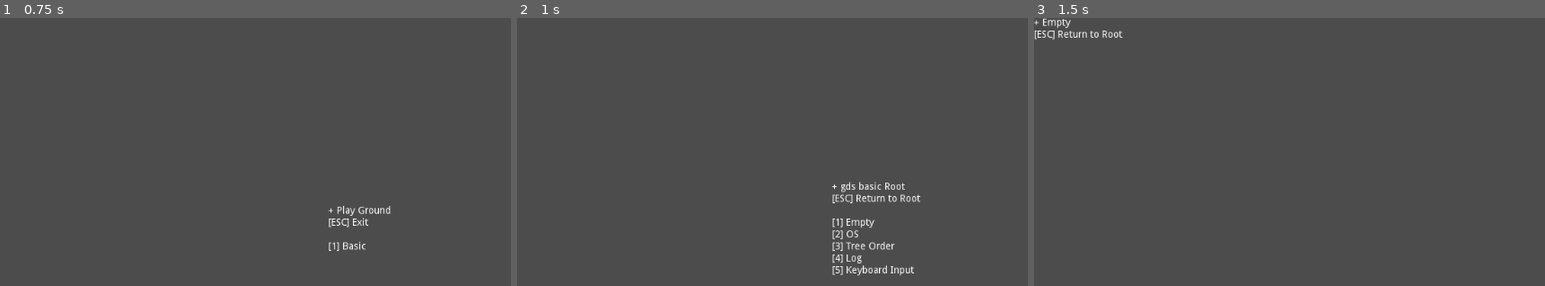
Above: before the commit, frames 1-3 (left to right).
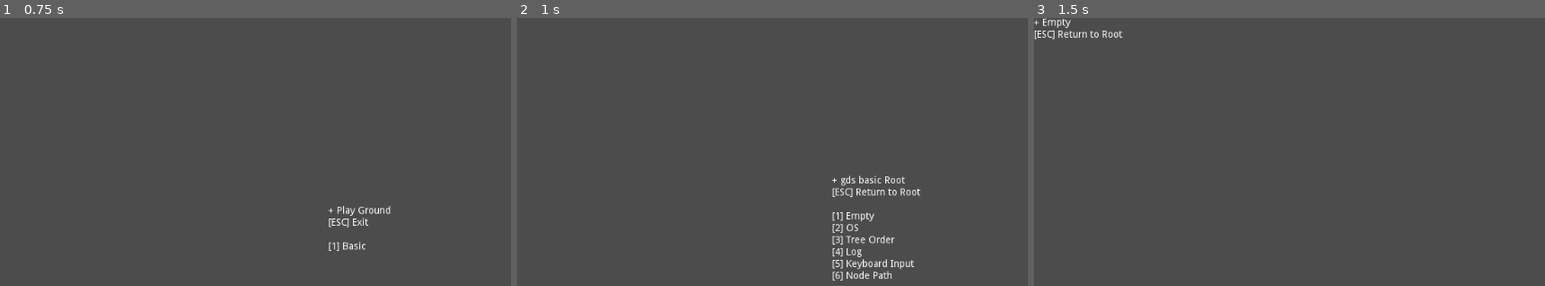
Above: after the commit, the same moments.

Repository: R2Road/godot_playground
Game: Godot game, scene res://PlayGround.tscn
Same seed, same stepped clock (60 frames per second), same inputs: the game is played once before the commit and once after it.
Inputs:
- Up to frame 1 (0.75 s): tap Enter at 0.5 s; tap 6 at 0.6 s
- Up to frame 2 (1 s): tap 1 at 0.8 s
- Up to frame 3 (1.5 s): tap Space at 1.25 s; tap 1 at 1.35 s

Frame 1 is identical in both runs. In frame 2, 2.1% of the frame differs, in the area x 61-79%, y 58-98%; in frame 3, nothing differs.

Commit message:
add scene : gds_basic - GetNodeScene

Diff:
--- /dev/null
+++ b/2d_ground/gds_basic/gds_basic_GetNodeScene.gd
@@ -0,0 +1,37 @@
+extends Node2D
+
+
+func _ready():
+	set_process_input( true ) # is not need : default on
+
+	var title_string = \
+			"+ Get Node" \
+			+ "\n" \
+			+ "[ESC] Return to Root" \
+			+ ""
+
+	var summury_node = get_node( "Summury" )
+	summury_node.text = title_string
+
+	DoPractice()
+
+
+func _input(event):
+	if !(event is InputEventKey ):
+		return
+
+	if !event.is_pressed():
+		return
+
+	match event.scancode:
+		KEY_ESCAPE:
+			get_tree().change_scene("res://gds_basic/gds_basic_RootScene.tscn")
+
+
+func DoPractice():
+	get_node( "1" ).set_position( Vector2( 150, 150 ) )
+	get_node( "1/1_1" ).set_position( Vector2( 50, 50 ) )
+
+	get_node( "2" ).set_position( Vector2( 350, 150 ) )
+	get_node( "2/2_1" ).set_position( Vector2( 50, 50 ) )
+	get_node( "2/2_1/2_1_1" ).set_position( Vector2( 50, 50 ) )
--- /dev/null
+++ b/2d_ground/gds_basic/gds_basic_GetNodeScene.tscn
@@ -0,0 +1,64 @@
+[gd_scene load_steps=3 format=2]
+
+[ext_resource path="res://gds_basic/gds_basic_GetNodeScene_2_1_1.gd" type="Script" id=1]
+[ext_resource path="res://gds_basic/gds_basic_GetNodeScene.gd" type="Script" id=2]
+
+[node name="gds_basic_GetNodeScene" type="Node2D"]
+script = ExtResource( 2 )
+
+[node name="Summury" type="Label" parent="."]
+margin_right = 40.0
+margin_bottom = 14.0
+__meta__ = {
+"_edit_use_anchors_": false
+}
+
+[node name="1" type="Label" parent="."]
+margin_right = 40.0
+margin_bottom = 14.0
+text = "1"
+__meta__ = {
+"_edit_use_anchors_": false
+}
+
+[node name="1_1" type="Label" parent="1"]
+margin_right = 40.0
+margin_bottom = 14.0
+text = "1_1"
+
+[node name="2" type="Label" parent="."]
+margin_right = 40.0
+margin_bottom = 14.0
+text = "2"
+__meta__ = {
+"_edit_use_anchors_": false
+}
+
+[node name="2_1" type="Label" parent="2"]
+margin_right = 40.0
+margin_bottom = 14.0
+text = "2_1"
+
+[node name="2_1_1" type="Label" parent="2/2_1"]
+margin_right = 40.0
+margin_bottom = 14.0
+text = "2_1_1"
+script = ExtResource( 1 )
+
+[node name="3" type="Label" parent="."]
+margin_right = 40.0
+margin_bottom = 14.0
+text = "3"
+__meta__ = {
+"_edit_use_anchors_": false
+}
+
+[node name="3_1" type="Label" parent="3"]
+margin_right = 40.0
+margin_bottom = 14.0
+text = "3_1"
+
+[node name="3_1_1" type="Label" parent="3/3_1"]
+margin_right = 40.0
+margin_bottom = 14.0
+text = "3_1_1"
--- /dev/null
+++ b/2d_ground/gds_basic/gds_basic_GetNodeScene_2_1_1.gd
@@ -0,0 +1,14 @@
+extends Label
+
+
+func _ready():
+	DoPractice()
+
+
+func DoPractice():
+	get_node( "../../../3" ).set_position( Vector2( 550, 150 ) )
+
+	var label_3_1_1 = get_node( "../../../3/3_1/3_1_1" )
+	label_3_1_1.set_position( Vector2( 50, 50 ) )
+
+	label_3_1_1.get_node( "../../3_1").set_position( Vector2( 50, 50 ) )
--- a/2d_ground/gds_basic/gds_basic_RootScene.gd
+++ b/2d_ground/gds_basic/gds_basic_RootScene.gd
@@ -15,6 +15,8 @@
 	+ "[4] Log" \
 	+ "\n" \
 	+ "[5] Keyboard Input" \
+	+ "\n" \
+	+ "[6] Node Path" \
 	+ ""
 
 
@@ -50,3 +52,5 @@
 			get_tree().change_scene("res://gds_basic/gds_basic_LogScene.tscn")
 		KEY_5:
 			get_tree().change_scene("res://gds_basic/gds_basic_KeyboardInputScene.tscn")
+		KEY_6:
+			get_tree().change_scene("res://gds_basic/gds_basic_GetNodeScene.tscn")
